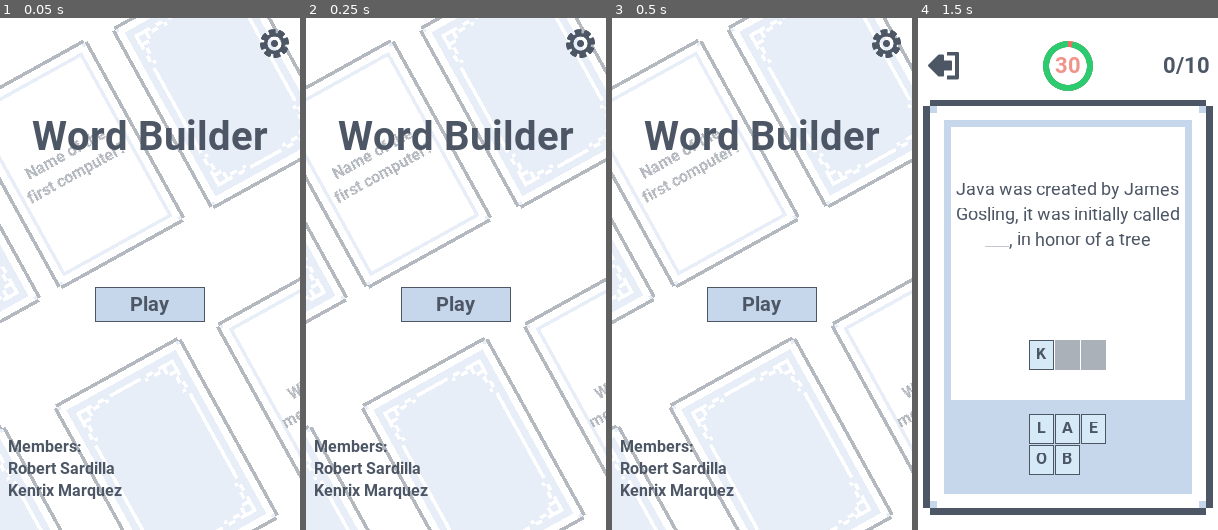
Above: before the commit, frames 1-4 (left to right).
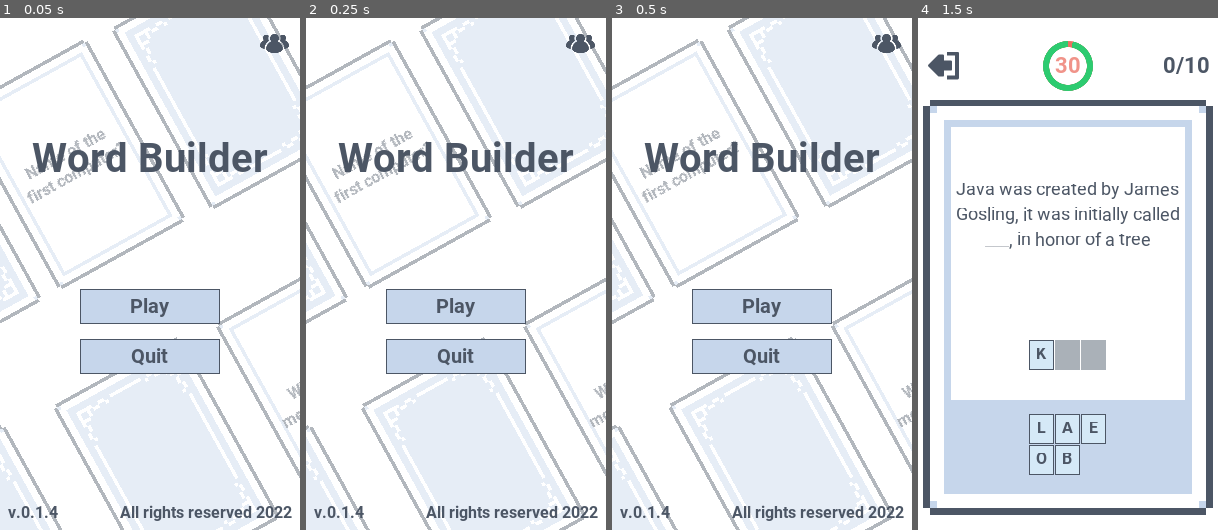
Above: after the commit, the same moments.

Repository: LoneDespair/comsci-card_game
Game: Godot game, scene res://src/main/main.tscn
Same seed, same stepped clock (60 frames per second), same inputs: the game is played once before the commit and once after it.
Inputs:
- Up to frame 1 (0.05 s): no input
- Up to frame 2 (0.25 s): no input
- Up to frame 3 (0.5 s): no input
- Up to frame 4 (1.5 s): click "Play" at 0.5 s; click "K" at 1.25 s

The runs differ from the first frame. In frame 1, 11% of the frame differs, in the area x 2-98%, y 2-99%; in frame 2, 11%; in frame 3, 11%; in frame 4, nothing differs.

Commit message:
fixed score error

Diff:
--- a/src/main/main.tscn
+++ b/src/main/main.tscn
@@ -7,11 +7,12 @@
 [ext_resource path="res://src/main/rolemusic-la_calahorra.mp3" type="AudioStream" id=5]
 [ext_resource path="res://src/settings/settings.tscn" type="PackedScene" id=6]
 [ext_resource path="res://src/main/ui_sheet.png" type="Texture" id=7]
+[ext_resource path="res://src/main/quit.gd" type="Script" id=8]
 
 [sub_resource type="AtlasTexture" id=5]
 flags = 4
 atlas = ExtResource( 7 )
-region = Rect2( 320, 1720, 64, 64 )
+region = Rect2( 310, 426, 82, 56 )
 
 [sub_resource type="DynamicFont" id=3]
 size = 40
@@ -187,9 +188,9 @@
 [node name="ColorRect" type="ColorRect" parent="menu"]
 anchor_right = 1.0
 anchor_bottom = 1.0
-margin_right = 3900.0
-margin_bottom = 6656.0
-color = Color( 1, 1, 1, 0.584314 )
+margin_right = 1500.0
+margin_bottom = 2560.0
+color = Color( 1, 1, 1, 0.572549 )
 
 [node name="MarginContainer" type="MarginContainer" parent="menu"]
 anchor_right = 1.0
@@ -204,11 +205,16 @@
 margin_top = 8.0
 margin_right = 292.0
 margin_bottom = 504.0
+mouse_filter = 2
+custom_constants/separation = 15
 
 [node name="header" type="MarginContainer" parent="menu/MarginContainer/VBoxContainer"]
 margin_right = 284.0
-margin_bottom = 35.0
-rect_min_size = Vector2( 0, 25 )
+margin_bottom = 93.0
+rect_min_size = Vector2( 0, 90 )
+size_flags_horizontal = 3
+size_flags_vertical = 3
+size_flags_stretch_ratio = 0.7
 
 [node name="settings_button" type="Button" parent="menu/MarginContainer/VBoxContainer/header"]
 unique_name_in_owner = true
@@ -217,6 +223,7 @@
 margin_bottom = 35.0
 rect_min_size = Vector2( 35, 35 )
 size_flags_horizontal = 8
+size_flags_vertical = 0
 flat = true
 
 [node name="TextureRect" type="TextureRect" parent="menu/MarginContainer/VBoxContainer/header/settings_button"]
@@ -229,42 +236,62 @@
 margin_bottom = -3.0
 texture = SubResource( 5 )
 expand = true
+stretch_mode = 6
 
 [node name="Label" type="Label" parent="menu/MarginContainer/VBoxContainer"]
-margin_top = 86.0
+margin_top = 108.0
 margin_right = 284.0
-margin_bottom = 134.0
-size_flags_vertical = 6
+margin_bottom = 248.0
+rect_min_size = Vector2( 0, 140 )
 custom_fonts/font = SubResource( 3 )
 text = "Word Builder"
 align = 1
 
-[node name="Label2" type="Label" parent="menu/MarginContainer/VBoxContainer"]
-margin_top = 185.0
-margin_right = 284.0
-margin_bottom = 204.0
-
 [node name="play" type="Button" parent="menu/MarginContainer/VBoxContainer"]
 unique_name_in_owner = true
-margin_left = 87.0
-margin_top = 261.0
-margin_right = 197.0
-margin_bottom = 296.0
-rect_min_size = Vector2( 110, 35 )
+margin_left = 72.0
+margin_top = 263.0
+margin_right = 212.0
+margin_bottom = 298.0
+rect_min_size = Vector2( 140, 35 )
 size_flags_horizontal = 4
-size_flags_vertical = 6
+size_flags_vertical = 4
 custom_fonts/font = SubResource( 4 )
 text = "Play"
 
-[node name="Label3" type="Label" parent="menu/MarginContainer/VBoxContainer"]
-margin_top = 411.0
+[node name="quit" type="Button" parent="menu/MarginContainer/VBoxContainer"]
+margin_left = 72.0
+margin_top = 313.0
+margin_right = 212.0
+margin_bottom = 348.0
+rect_min_size = Vector2( 140, 35 )
+size_flags_horizontal = 4
+custom_fonts/font = SubResource( 4 )
+text = "Quit"
+script = ExtResource( 8 )
+
+[node name="Control" type="Control" parent="menu/MarginContainer/VBoxContainer"]
+margin_top = 363.0
 margin_right = 284.0
 margin_bottom = 496.0
-size_flags_vertical = 10
-text = "Members:
-Robert Sardilla
-Kenrix Marquez
-"
+size_flags_vertical = 3
+
+[node name="version" type="Label" parent="menu/MarginContainer"]
+margin_left = 8.0
+margin_top = 485.0
+margin_right = 292.0
+margin_bottom = 504.0
+size_flags_vertical = 12
+text = "v.0.1.4"
+
+[node name="version2" type="Label" parent="menu/MarginContainer"]
+margin_left = 8.0
+margin_top = 485.0
+margin_right = 292.0
+margin_bottom = 504.0
+size_flags_vertical = 12
+text = "All rights reserved 2022"
+align = 2
 
 [node name="AnimationPlayer" type="AnimationPlayer" parent="menu"]
 autoplay = "pan"
--- /dev/null
+++ b/src/main/quit.gd
@@ -0,0 +1,5 @@
+extends Button
+
+
+func _pressed() -> void:
+	get_tree().quit()
--- a/src/play/play.tscn
+++ b/src/play/play.tscn
@@ -9,6 +9,10 @@
 
 [sub_resource type="DynamicFont" id=11]
 size = 20
+font_data = ExtResource( 6 )
+
+[sub_resource type="DynamicFont" id=12]
+size = 24
 font_data = ExtResource( 6 )
 
 [sub_resource type="Gradient" id=4]
@@ -158,16 +162,31 @@
 rect_pivot_offset = Vector2( 145, 189 )
 theme_type_variation = "FrontCard"
 
-[node name="Label" type="Label" parent="content/center/gameover"]
-margin_left = 28.0
-margin_top = 182.0
-margin_right = 262.0
-margin_bottom = 233.0
+[node name="VBoxContainer" type="VBoxContainer" parent="content/center/gameover"]
+margin_left = 27.0
+margin_top = 25.0
+margin_right = 263.0
+margin_bottom = 390.0
+alignment = 1
+
+[node name="Label" type="Label" parent="content/center/gameover/VBoxContainer"]
+margin_top = 140.0
+margin_right = 236.0
+margin_bottom = 191.0
 custom_fonts/font = SubResource( 11 )
 text = "Congratulations
 You finished the game"
 align = 1
 autowrap = true
+
+[node name="score" type="Label" parent="content/center/gameover/VBoxContainer"]
+unique_name_in_owner = true
+margin_top = 195.0
+margin_right = 236.0
+margin_bottom = 224.0
+custom_fonts/font = SubResource( 12 )
+text = "0/10"
+align = 1
 
 [node name="fire" type="Particles2D" parent="content/center"]
 unique_name_in_owner = true
--- a/src/play/turn.gd
+++ b/src/play/turn.gd
@@ -4,6 +4,7 @@
 
 var card_scn : Control
 var wave_count := -1
+var score := 0
 
 var key_table := {
 	"LOGIC" : "The basis of all mathematical reasoning, and of all automated reasoning",
@@ -27,6 +28,7 @@
 onready var fire := $"%fire"
 onready var wave_label := $"%wave"
 onready var gameover_scn := $"%gameover"
+onready var score_label := $"%score"
 
 
 func _ready() -> void:
@@ -45,6 +47,7 @@
 
 	if wave_count >= 10:
 		gameover_scn.show()
+		score_label.text = "%d/10" % score
 		fire.emitting = true
 
 	else:
@@ -64,5 +67,6 @@
 
 
 func correct() -> void:
+	score += 1
 	circular_initiator.stop()
 	fire.emitting = true
--- a/src/settings/settings.tscn
+++ b/src/settings/settings.tscn
@@ -11,22 +11,18 @@
 custom_constants/margin_left = 5
 custom_constants/margin_bottom = 5
 
-[node name="container" type="VBoxContainer" parent="."]
+[node name="exit" type="Button" parent="."]
+unique_name_in_owner = true
 margin_left = 5.0
 margin_top = 5.0
-margin_right = 295.0
-margin_bottom = 507.0
-
-[node name="exit" type="Button" parent="container"]
-unique_name_in_owner = true
-margin_right = 35.0
-margin_bottom = 35.0
+margin_right = 40.0
+margin_bottom = 40.0
 rect_min_size = Vector2( 35, 35 )
 size_flags_horizontal = 0
 size_flags_vertical = 0
 flat = true
 
-[node name="TextureRect" type="TextureRect" parent="container/exit"]
+[node name="TextureRect" type="TextureRect" parent="exit"]
 self_modulate = Color( 0.301961, 0.341176, 0.4, 1 )
 anchor_right = 1.0
 anchor_bottom = 1.0
@@ -38,10 +34,12 @@
 texture = ExtResource( 1 )
 expand = true
 
-[node name="Label" type="Label" parent="container"]
-margin_top = 39.0
-margin_right = 290.0
-margin_bottom = 190.0
+[node name="Label" type="Label" parent="."]
+margin_left = 5.0
+margin_top = 5.0
+margin_right = 295.0
+margin_bottom = 507.0
+size_flags_vertical = 7
 text = "Members:
 Robert Sardilla
 Kenrix Marquez
@@ -50,6 +48,14 @@
 Icons: Kenny nl
 Rolemusic - La Calahor"
 align = 1
+valign = 1
+
+[node name="container" type="VBoxContainer" parent="."]
+visible = false
+margin_left = 5.0
+margin_top = 5.0
+margin_right = 295.0
+margin_bottom = 507.0
 
 [node name="initiator" type="Node" parent="."]
 script = ExtResource( 2 )
Not shown: 1 places in src/main/main.tscn that only renumber resources
Not shown: 1 places in src/play/play.tscn that only renumber resources
